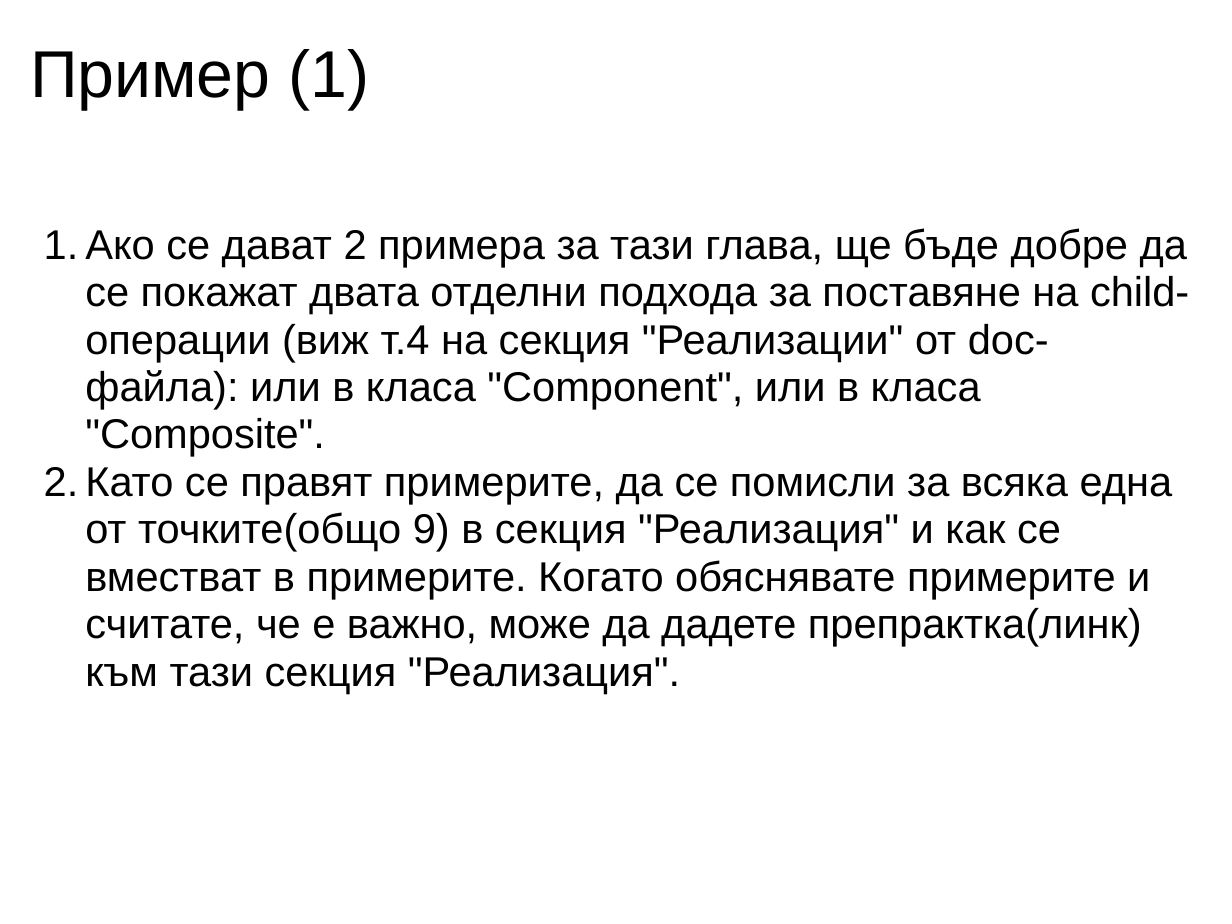
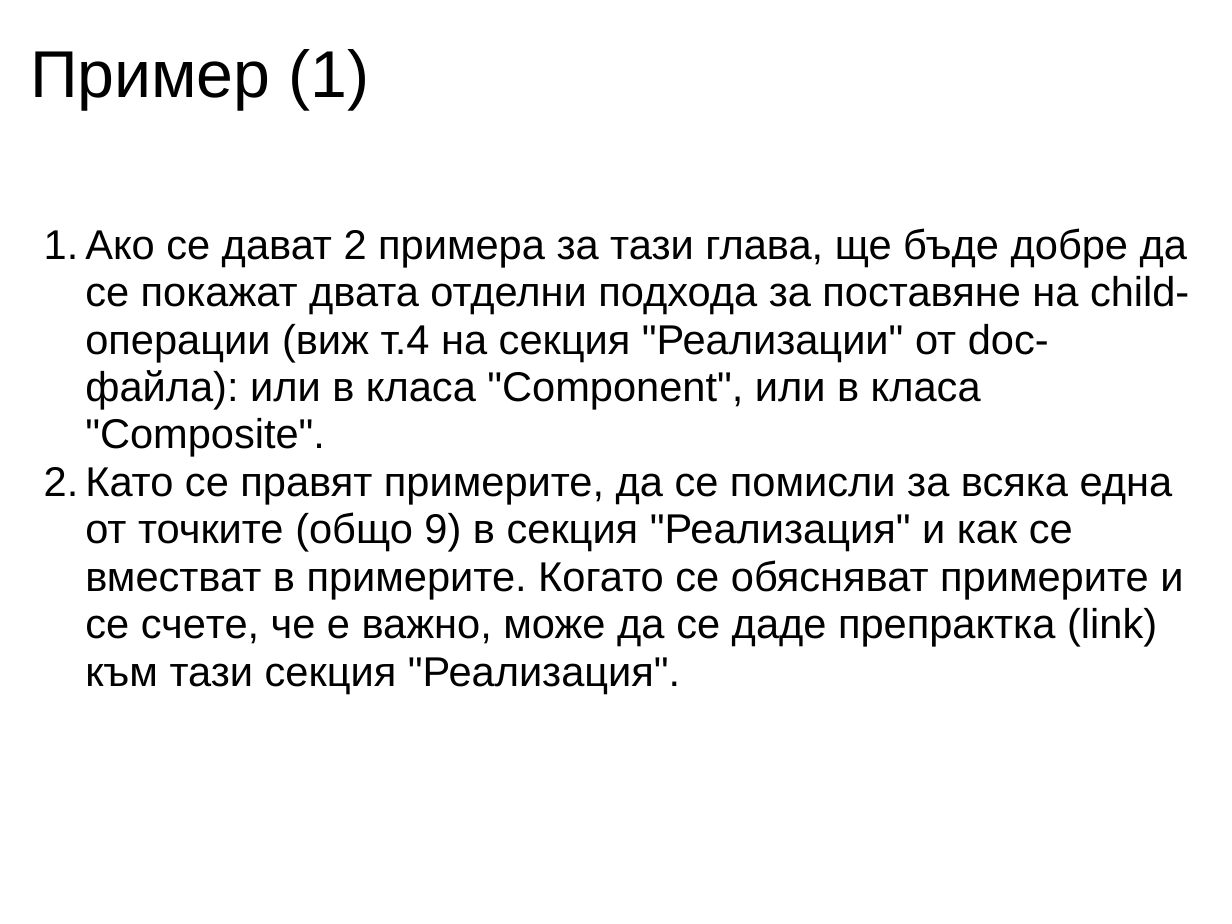
Before and after one commit to nikolaiweselinow/design-patterns-book, a slide deck: slide 7 of resources/Chapter-13-Composite/Chapter-13-Composite.ppt. Drawn at 1232x924 pixels with LibreOffice and Linux fonts; fonts in the diff are those of the drawing. Boxes give left, top, right and bottom in pixels: in the first picture for what was removed or moved away, otherwise in the second. Text is boxed around its words. In the diff, an @@ line names an element or a change of style, - is before the commit and + after.

```diff
--- a/resources/Chapter-13-Composite/Chapter-13-Composite.ppt
+++ b/resources/Chapter-13-Composite/Chapter-13-Composite.ppt
@@ text at (85,467,1183,694): text changed @@
-  2. Като се правят примерите, да се помисли за всяка една от точките(общо 9) в секция "Реализация" и как се вместват в примерите. Когато обяснявате примерите и считате, че е важно, може да дадете препрактка(линк) към тази секция "Реализация".
+  2. Като се правят примерите, да се помисли за всяка една от точките (общо 9) в секция "Реализация" и как се вместват в примерите. Когато се обясняват примерите и се счете, че е важно, може да се даде препрактка (link) към тази секция "Реализация".
```
Also in this commit, not shown: 5 other slides changed, 1 other file.
